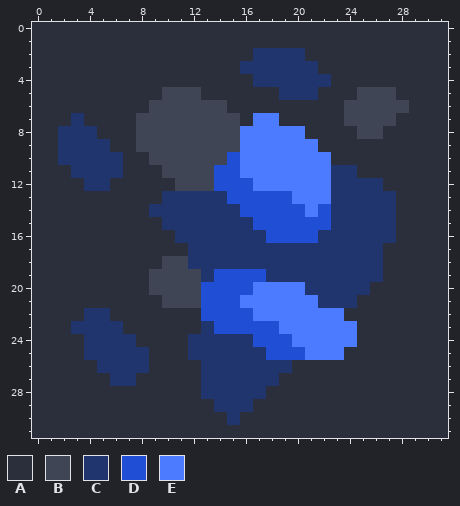
File history of a pixel-art sprite, assets/sprites/blocks/environment/cobolt-deposit6.png. The first picture shows the starting point.
The file is 32x32 pixels.
Palette (. is transparent): A #2b2f3b  B #404555  C #20346e  D #204fd6  E #4d7bff
Pixels before, first column x 0:
 0 AAAAAAAAAAAAAAAAAAAAAAAAAAAAAAAA
 1 AAAAAAAAAAAAAAAAAAAAAAAAAAAAAAAA
 2 AAAAAAAAAAAAAAAAACCCCAAAAAAAAAAA
 3 AAAAAAAAAAAAAAAACCCCCCAAAAAAAAAA
 4 AAAAAAAAAAAAAAAAACCCCCCAAAAAAAAA
 5 AAAAAAAAAABBBAAAAAACCCAAABBBAAAA
 6 AAAAAAAAABBBBBBAAAAAAAAABBBBBAAA
 7 AAACAAAABBBBBBBBAEEAAAAABBBBAAAA
 8 AACCCAAABBBBBBBBEEEEEAAAABBAAAAA
 9 AACCCCAABBBBBBBBEEEEEEAAAAAAAAAA
10 AACCCCCAABBBBBBDEEEEEEEAAAAAAAAA
11 AAACCCCAAABBBBDDEEEEEEECCAAAAAAA
12 AAAACCAAAAABBBDDDEEEEEECCCCAAAAA
13 AAAAAAAAAACCCCCDDDDDEEECCCCCAAAA
14 AAAAAAAAACCCCCCCDDDDDEDCCCCCAAAA
15 AAAAAAAAAACCCCCCCDDDDDDCCCCCAAAA
16 AAAAAAAAAAACCCCCCCDDDDCCCCCCAAAA
17 AAAAAAAAAAAACCCCCCCCCCCCCCCAAAAA
18 AAAAAAAAAABBCCCCCCCCCCCCCCCAAAAA
19 AAAAAAAAABBBBCDDDDCCCCCCCCCAAAAA
20 AAAAAAAAABBBBDDDDEEEECCCCCAAAAAA
21 AAAAAAAAAABBBDDDEEEEEECCCAAAAAAA
22 AAAACCAAAAAAADDDDEEEEEEEAAAAAAAA
23 AAACCCCAAAAAACDDDDDEEEEEEAAAAAAA
24 AAAACCCCAAAACCCCCDDDEEEEEAAAAAAA
25 AAAACCCCCAAACCCCCCDDDEEEAAAAAAAA
26 AAAAACCCCAAAACCCCCCCAAAAAAAAAAAA
27 AAAAAACCAAAAACCCCCCAAAAAAAAAAAAA
28 AAAAAAAAAAAAACCCCCAAAAAAAAAAAAAA
29 AAAAAAAAAAAAAACCCAAAAAAAAAAAAAAA
30 AAAAAAAAAAAAAAACAAAAAAAAAAAAAAAA
31 AAAAAAAAAAAAAAAAAAAAAAAAAAAAAAAA
New version:
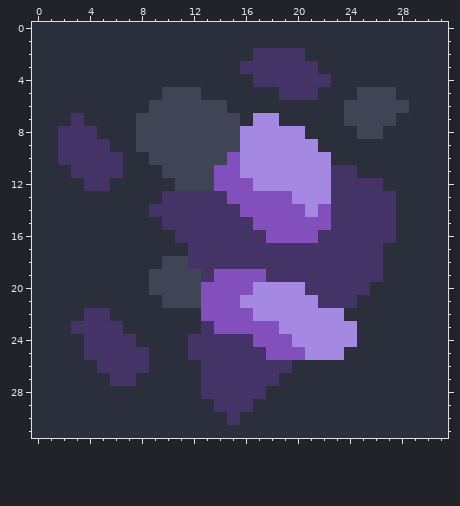
Diff:
colour C: #20346e -> #443367
colour D: #204fd6 -> #834fbd
colour E: #4d7bff -> #a488e2
